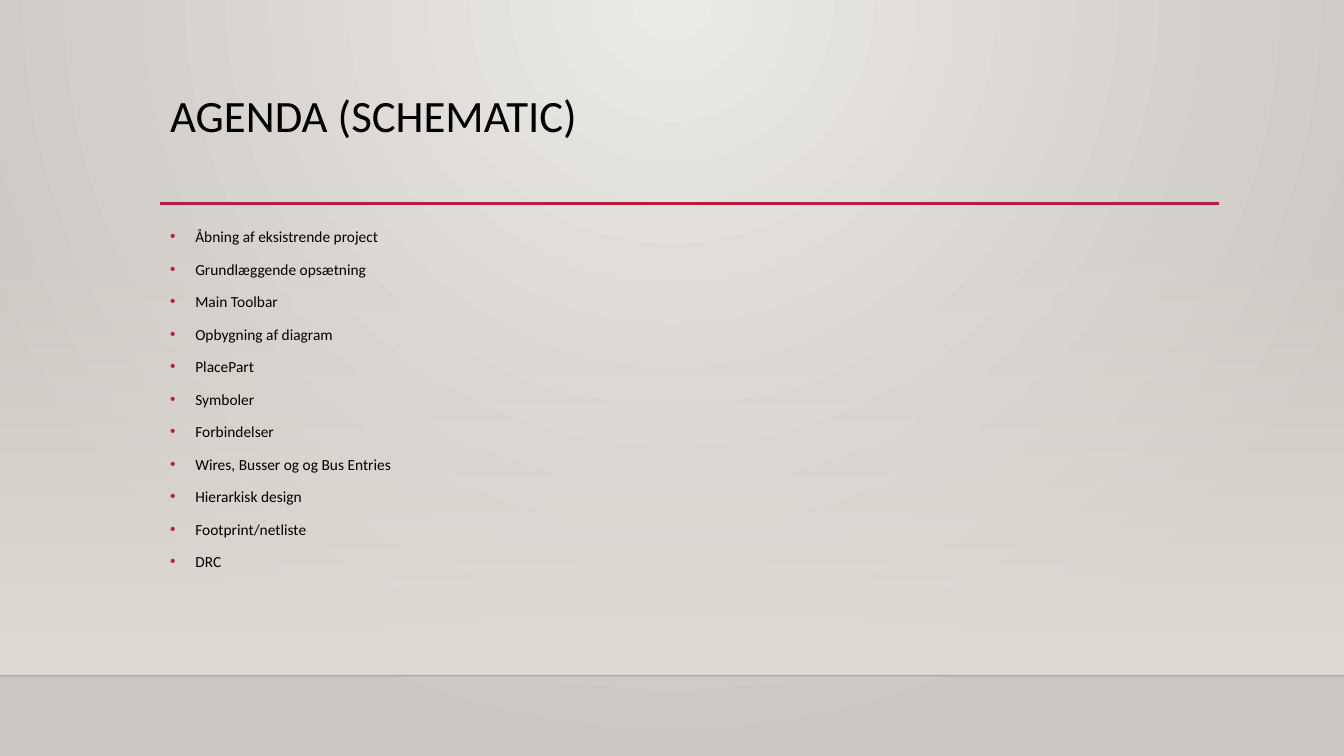
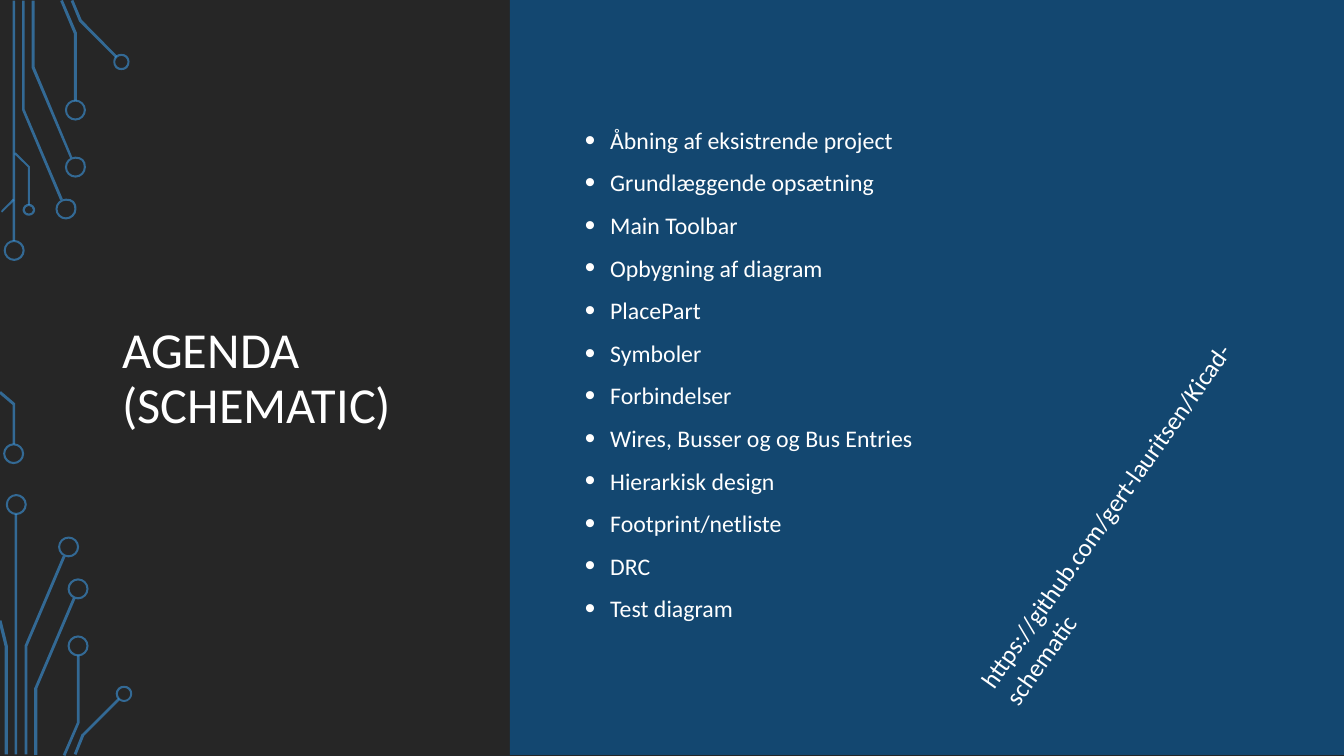
Before and after one commit to gert-lauritsen/Kicad-schematic, a slide deck: slide 2 of Kicad Schematic.pptx. Drawn at 1344x756 pixels with LibreOffice and Linux fonts; fonts in the diff are those of the drawing; background and template pictures are left out. Boxes give left, top, right and bottom in pixels: in the first picture for what was removed or moved away, otherwise in the second. Text is boxed around its words. In the diff, an @@ line names an element or a change of style, - is before the commit and + after.

```diff
--- a/Kicad Schematic.pptx
+++ b/Kicad Schematic.pptx
@@ background gradient #ECEAE7 to #CAC7C1 to picture (left out) @@
@@ rectangle added at [0,0,1344,756], fill #262626 @@
@@ round diag rect added at [510,0,1344,755], fill #134770 @@
@@ title "AGENDA (SCHEMATIC)": place and size @@
-title "AGENDA (SCHEMATIC)" at [170,99,577,138]
+title "AGENDA (SCHEMATIC)" at [122,335,391,430]
@@ title "AGENDA (SCHEMATIC)" at [122,335,391,430]: size 32 to 36 pt, text colour #000000 to #FFFFFF; vertical alignment top to middle @@
@@ text "Åbning af eksistrende project": place and size @@
-text "Åbning af eksistrende project" at [195,229,391,567]
+text "Åbning af eksistrende project" at [610,129,912,621]
@@ text at [610,129,912,575]: size 11 to 17 pt, text colour #000000 to #FFFFFF @@
@@ line removed from (160, 204) to (1220, 204) @@
@@ rectangle removed at [0,223,1344,676] @@
@@ text added at [965,249,1302,704], 18 pt, text #FFFFFF @@
+https://github.com/gert-lauritsen/Kicad-schematic
@@ text at [610,600,733,621]: paragraph added @@
+• Test diagram
@@ line removed from (0, 676) to (1344, 676) @@
@@ group added at [0,0,133,756]: 24 freeform shapes, 2 rectangles @@
@@ group added at [0,0,1325,756]: 14 freeform shapes, 3 rectangles @@
```
Also in this commit, not shown: 12 other slides changed, 1 slide added, 1 other file.
